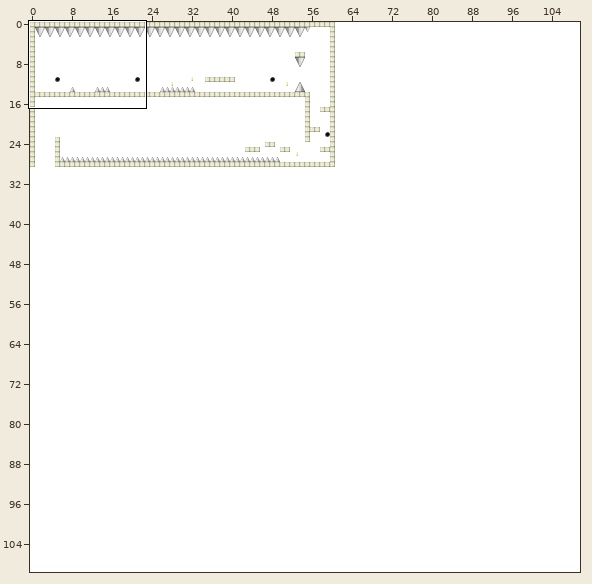
Tiled map -- android/assets/gamemap.tmx. Above, an overview of the earlier version with the close-up marked.
Close-up. Before the commit:
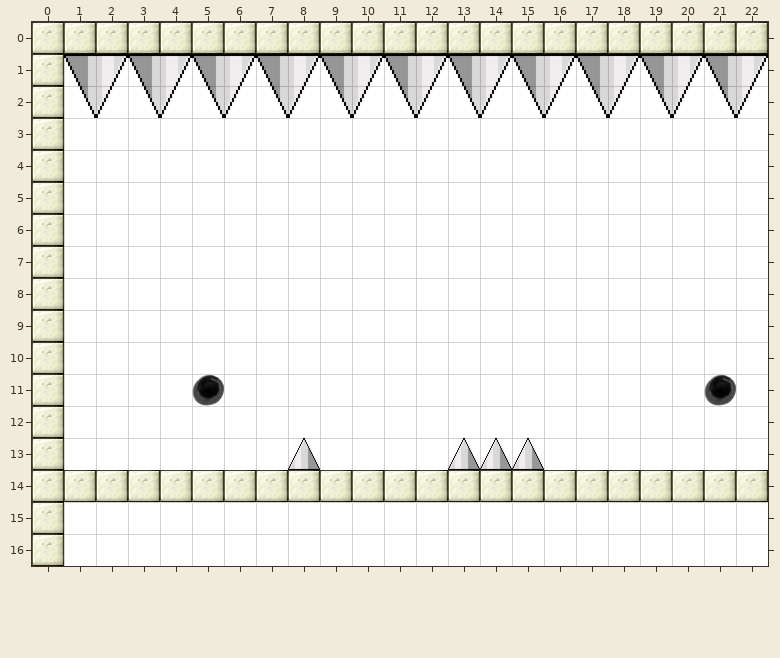
Cells are 64x64 px. Shown: x 0..22, y 0..16. The commit also changed other parts of the map, which this record leaves out. Tiles whose own drawing changed are shown in their newer look in all pictures.
And afterwards:
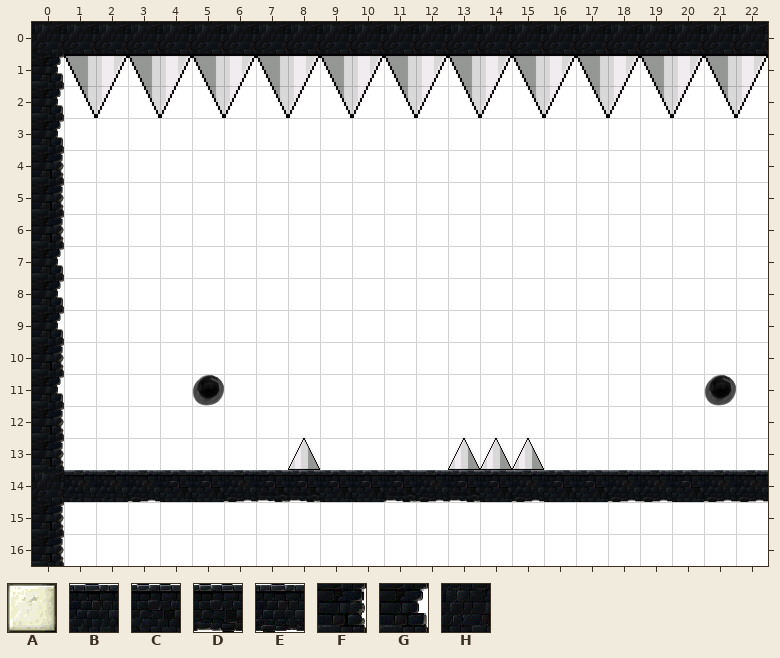
Key: from "tileset": A 0, B 54, C 56, D 60, E 66, F 72, G 74, H 76.
_ is an empty cell.
The exact change:
Layer "graphics":
Tile A gives way to tile B in row 14 at x 1 to 2.
Tile A gives way to tile C in row 14 at x 4 to 5, 9 to 10, 14, 16 to 17 and 20.
Tile A gives way to tile D in row 14 at x 7 to 8, 11 and 13.
Tile A gives way to tile E in row 14 at x 3, 6, 12, 15, 18 to 19 and 21 to 22.
Tile A gives way to tile F in rows 4 to 6 at x 0; in row 10 at x 0; in rows 12 to 13 at x 0; in rows 15 to 16 at x 0.
Tile A gives way to tile G in rows 1 to 3 at x 0; in rows 7 to 9 at x 0; in row 11 at x 0.
Tile A gives way to tile H in row 0 at x 0 to 22; in row 14 at x 0.
